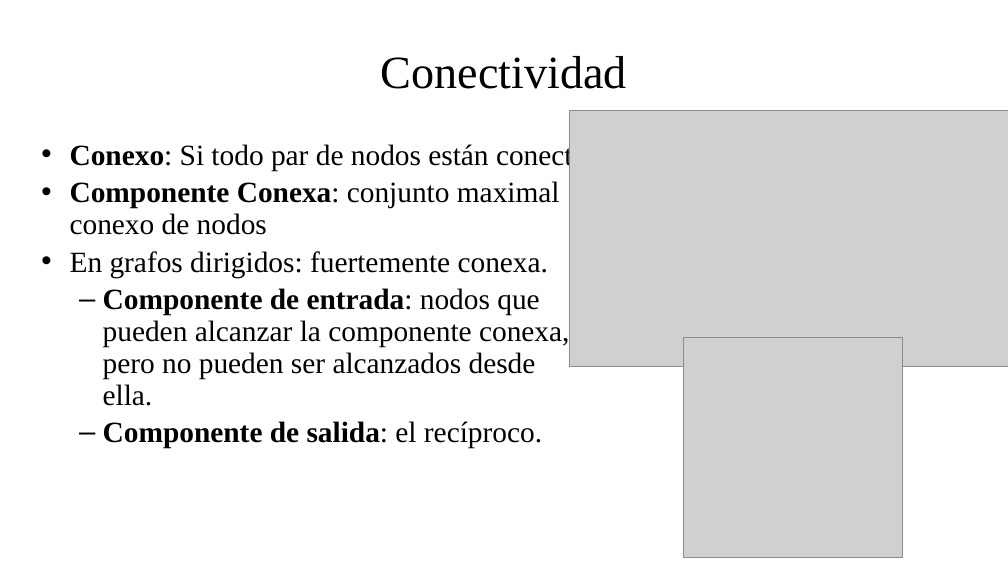
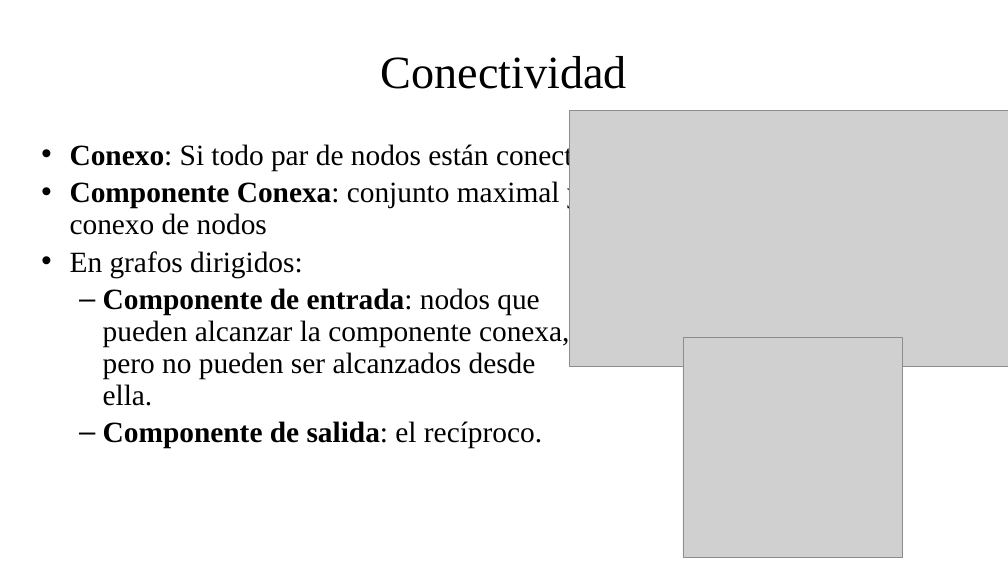
Before and after one commit to fsancho/Modelado-Analisis-Complejidad, a slide deck: slide 8 of Bloque III. RC/III.2. Teoría de Grafos.pptx. Drawn at 1008x567 pixels with LibreOffice and Linux fonts; fonts in the diff are those of the drawing; grey boxes stand for pictures. Boxes give left, top, right and bottom in pixels: in the first picture for what was removed or moved away, otherwise in the second. Text is boxed around its words. In the diff, an @@ line names an element or a change of style, - is before the commit and + after.

```diff
--- a/Bloque III. RC/III.2. Teoría de Grafos.pptx
+++ b/Bloque III. RC/III.2. Teoría de Grafos.pptx
@@ text at box(70, 179, 582, 278): text changed @@
-• Componente Conexa: conjunto maximal
-  conexo de nodos
-• En grafos dirigidos: fuertemente conexa.
+• Componente Conexa: conjunto maximal y
+  conexo de nodos
+• En grafos dirigidos:
```
Also in this commit, not shown: 1 other slide changed, 3 other files.
